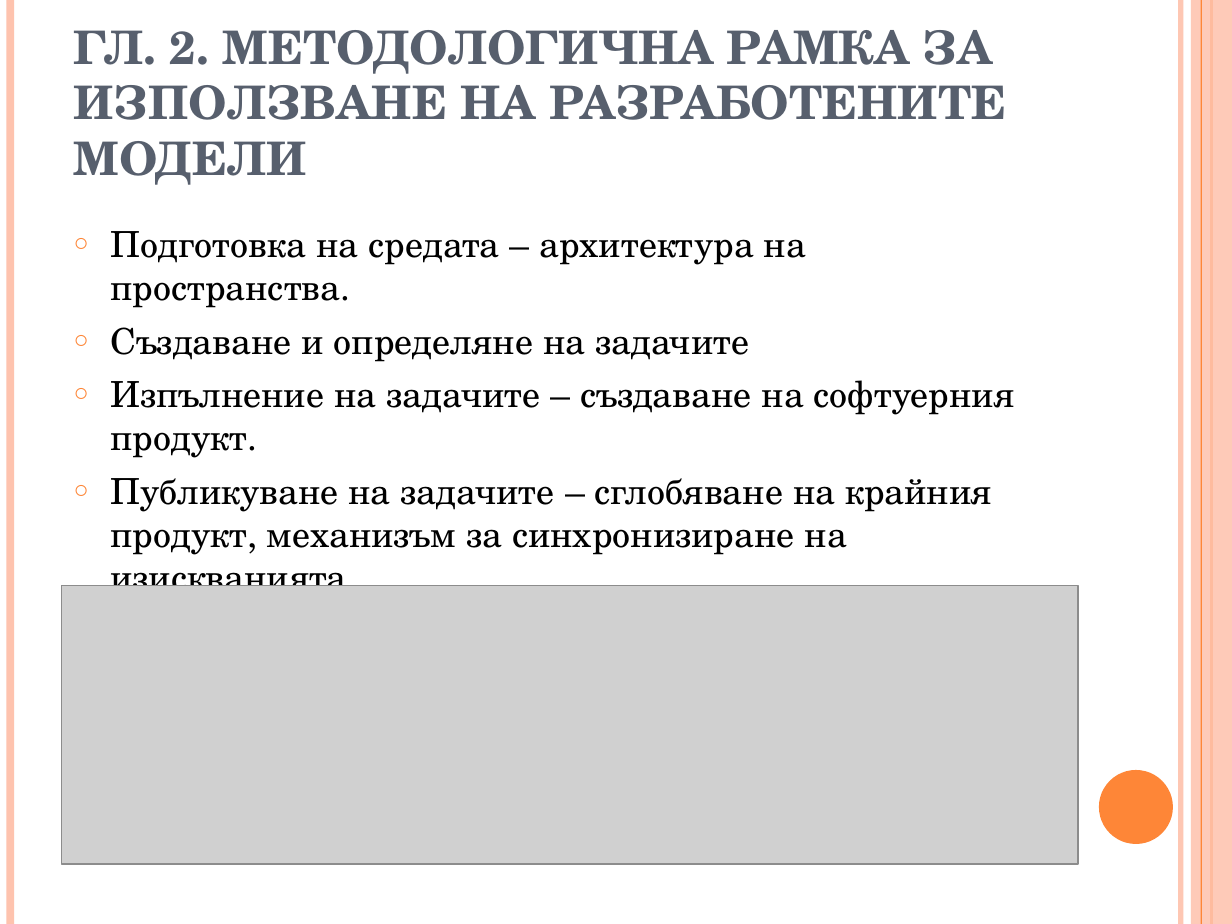
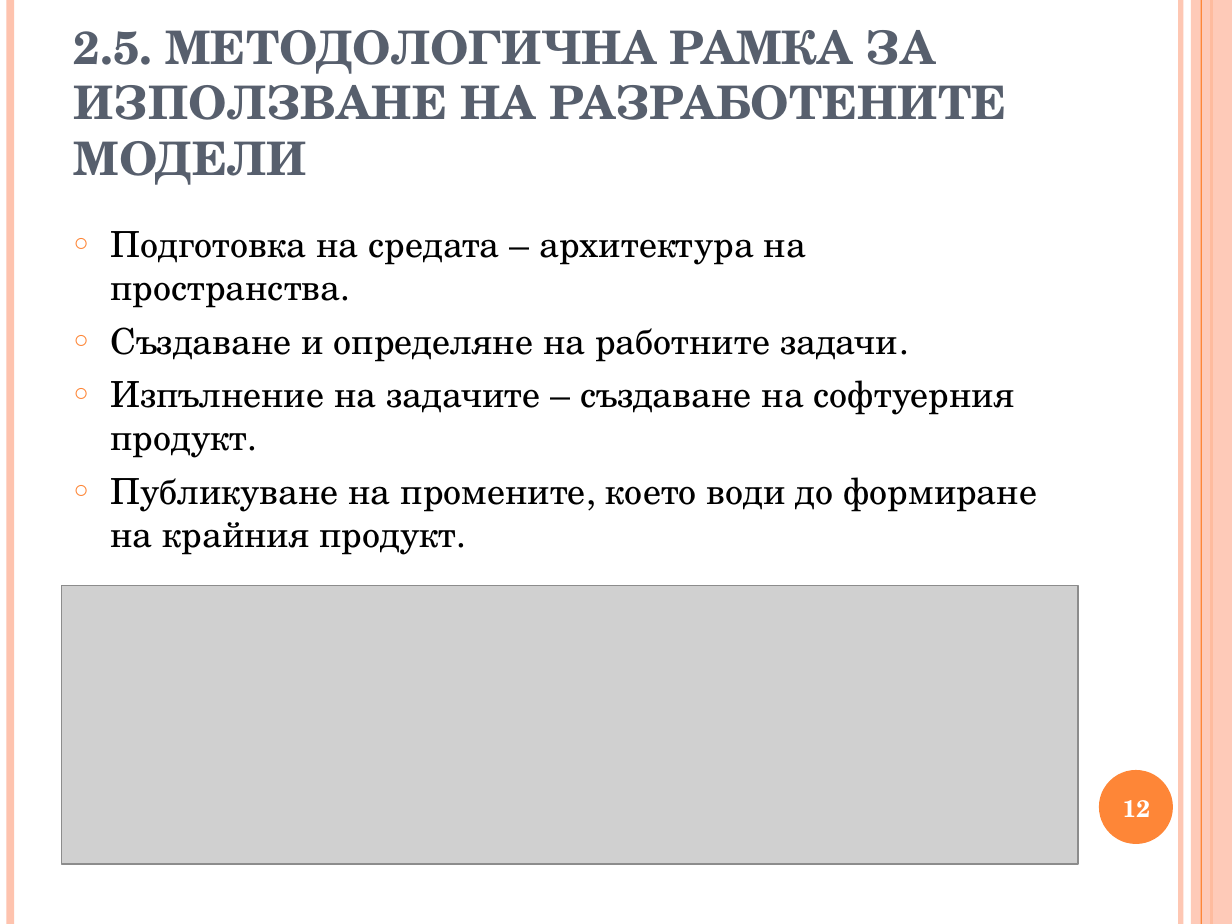
Before and after one commit to vjotov/versia, a slide deck: slide 12 of doc/presentation.ppt (slide 10 before the commit). Drawn at 1232x924 pixels with LibreOffice and Linux fonts; fonts in the diff are those of the drawing; grey boxes stand for pictures. Boxes give left, top, right and bottom in pixels: in the first picture for what was removed or moved away, otherwise in the second. Text is boxed around its words. In the diff, an @@ line names an element or a change of style, - is before the commit and + after.

```diff
--- a/doc/presentation.ppt
+++ b/doc/presentation.ppt
@@ title at bbox=[74, 30, 1006, 185]: text changed @@
-ГЛ. 2. МЕТОДОЛОГИЧНА РАМКА ЗА ИЗПОЛЗВАНЕ НА РАЗРАБОТЕНИТЕ МОДЕЛИ
+2.5. МЕТОДОЛОГИЧНА РАМКА ЗА ИЗПОЛЗВАНЕ НА РАЗРАБОТЕНИТЕ МОДЕЛИ
@@ text at bbox=[110, 327, 898, 362]: text changed @@
-○ Създаване и определяне на задачите
+○ Създаване и определяне на работните задачи.
@@ text at bbox=[110, 477, 1038, 555]: text changed @@
-○ Публикуване на задачите – сглобяване на крайния продукт, механизъм за синхронизиране на изискванията.
+○ Публикуване на промените, което води до формиране на крайния продукт.
@@ page number added at bbox=[1123, 800, 1151, 817], 14 pt, text #FFFFFF, bold @@
+12
```
Also in this commit, not shown: 13 other slides changed, 5 slides added, 3 slides removed, 4 other files.
